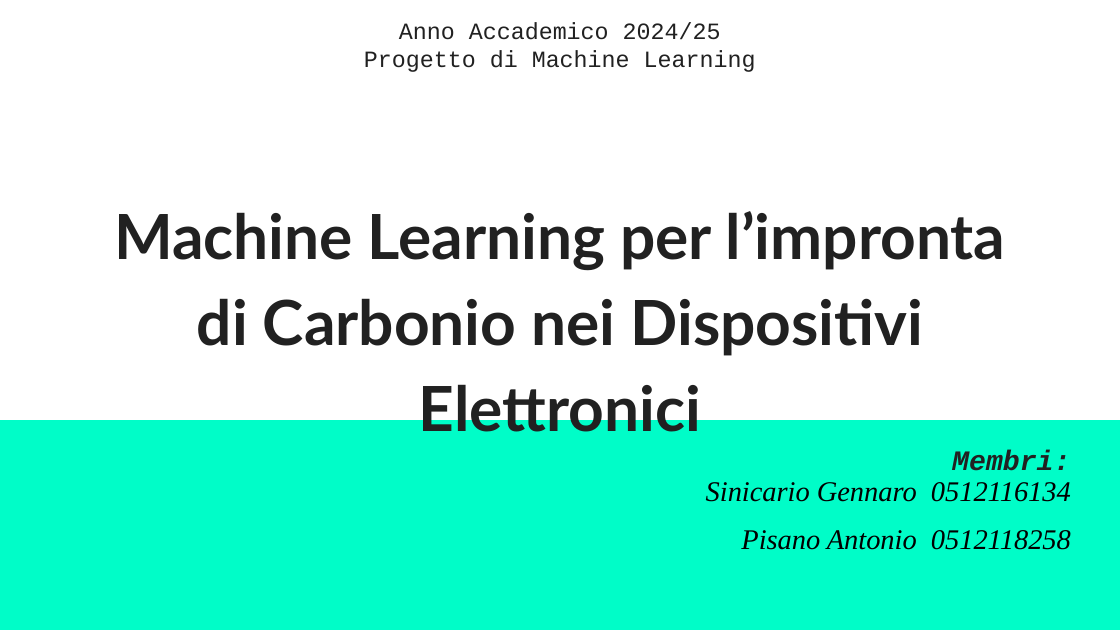
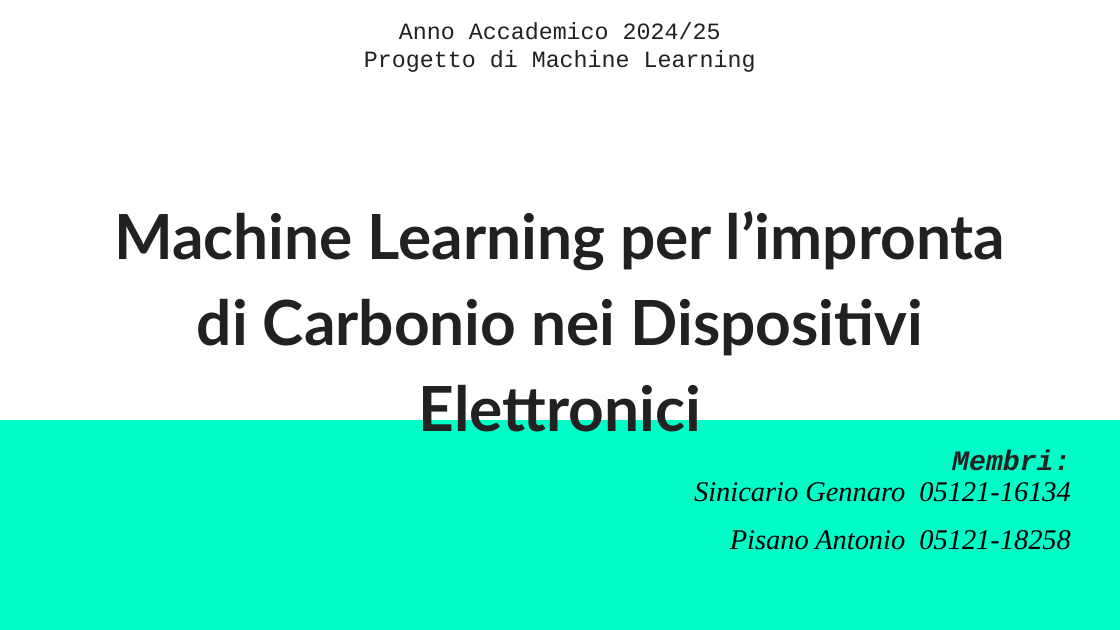
Before and after one commit to G3nnaro76/E-Cycle, a slide deck: slide 1 of Documents/Presentazione_E-Cycle.pptx. Drawn at 1120x630 pixels with LibreOffice and Linux fonts; fonts in the diff are those of the drawing. Boxes give left, top, right and bottom in pixels: in the first picture for what was removed or moved away, otherwise in the second. Text is boxed around its words. In the diff, an @@ line names an element or a change of style, - is before the commit and + after.

```diff
--- a/Documents/Presentazione_E-Cycle.pptx
+++ b/Documents/Presentazione_E-Cycle.pptx
@@ subtitle at (694,482,1070,550): text changed @@
-Sinicario Gennaro 0512116134
-Pisano Antonio 0512118258
+Sinicario Gennaro 05121-16134
+Pisano Antonio 05121-18258
```
Also in this commit, not shown: 9 other slides changed, 1 other file.
